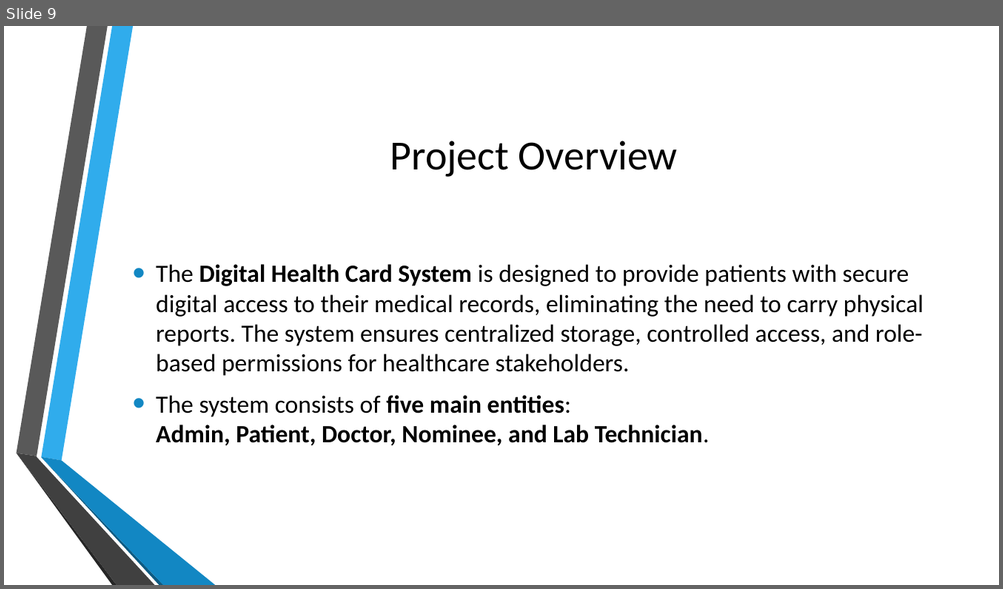
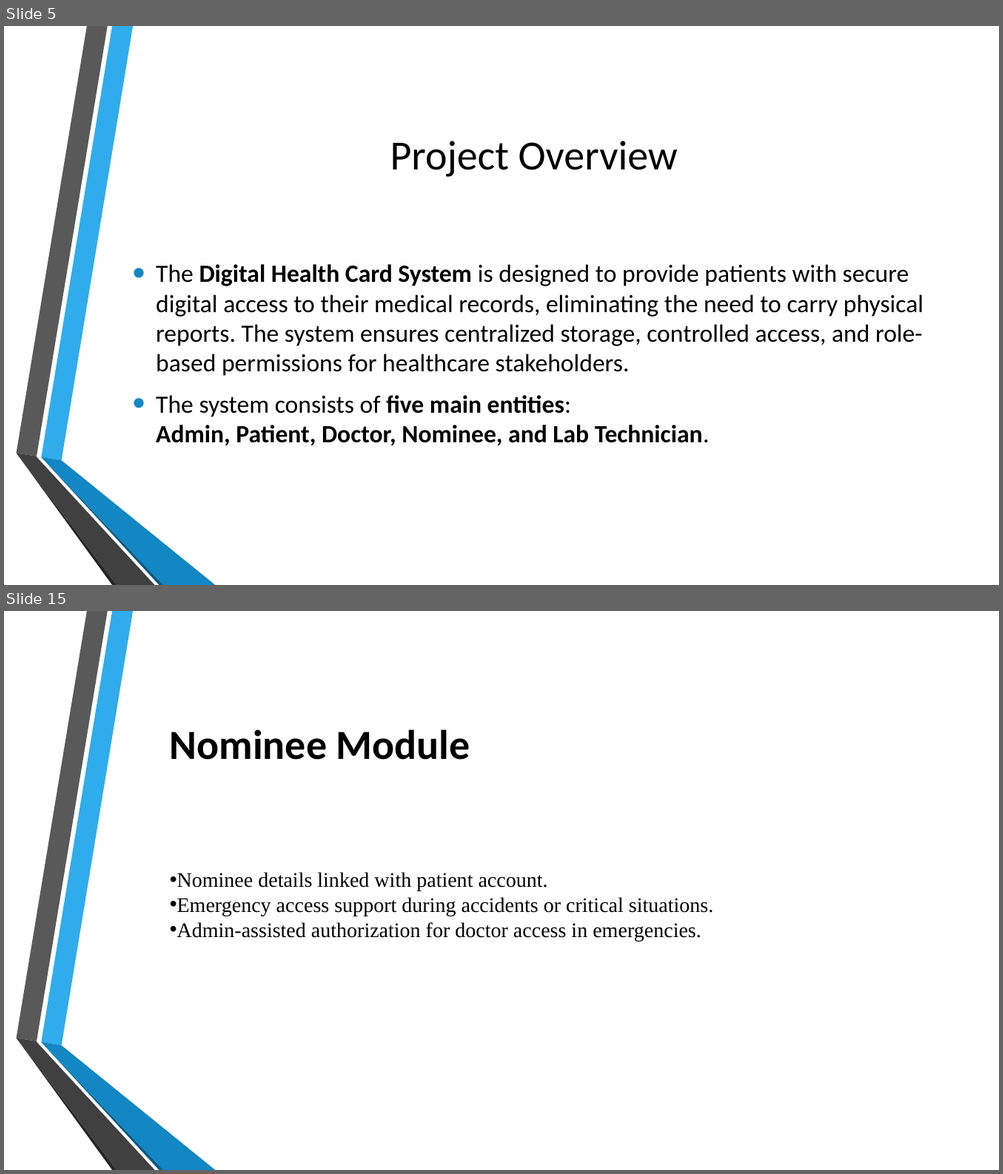
Before and after one commit to kedar3016/DIGITAL_HEALTH_CARD, a slide deck: Digital Health Card.pptx. Shown one above the other, each under a label of ours: slide 9 before the commit, slides 5 and 15 after it; the slides between them are not shown. The pictures are 1003x589 and 1003x1174 pixels, drawn with LibreOffice and Linux fonts; fonts in the diff are those of the drawing; background and template pictures are left out. Boxes give left, top, right and bottom in pixels: in the first picture for what was removed or moved away, otherwise in the second. Text is boxed around its words. In the diff, an @@ line names an element or a change of style, - is before the commit and + after.

```diff
--- a/Digital Health Card.pptx
+++ b/Digital Health Card.pptx
@@ slide 15 added at [4, 611, 999, 1170], background picture (left out); not listed: 6 template elements that a slide beside it also shows @@
@@ text added at [170, 729, 713, 941], 20 pt, text #000000 @@
+Nominee Module
+• Nominee details linked with patient account.
+• Emergency access support during accidents or critical situations.
+• Admin-assisted authorization for doctor access in emergencies.
@@ what was slide 9 is now slide 5 @@
```
Also in this commit, not shown: 9 slides changed, 7 other slides added, 1 slide removed.
